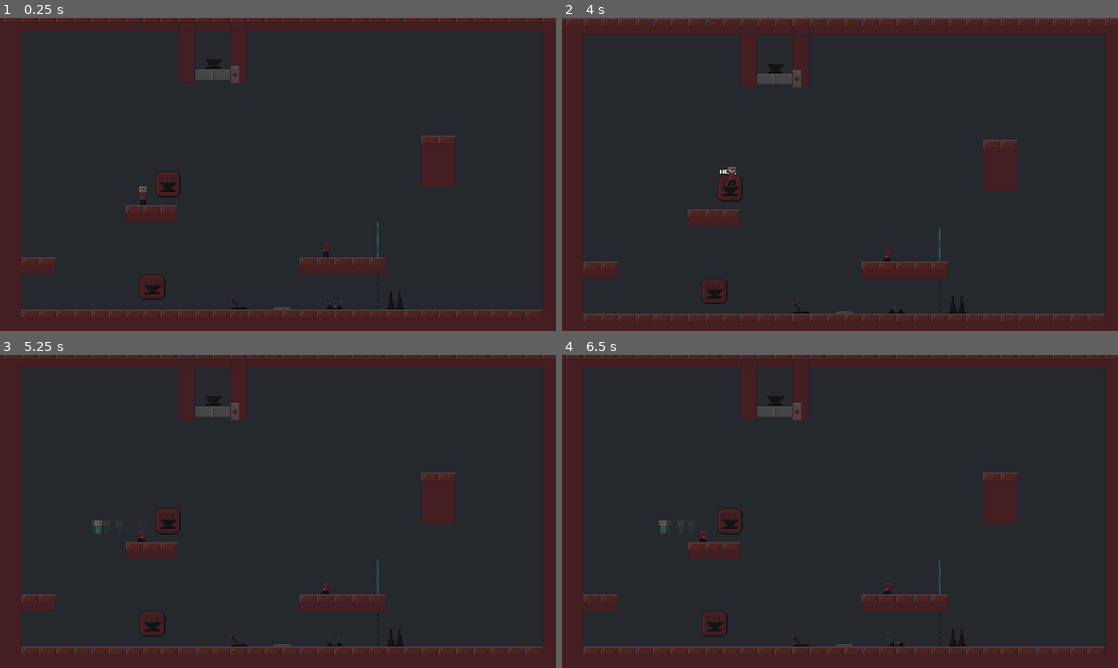
Above: before the commit, frames 1-4 (two rows, left to right).
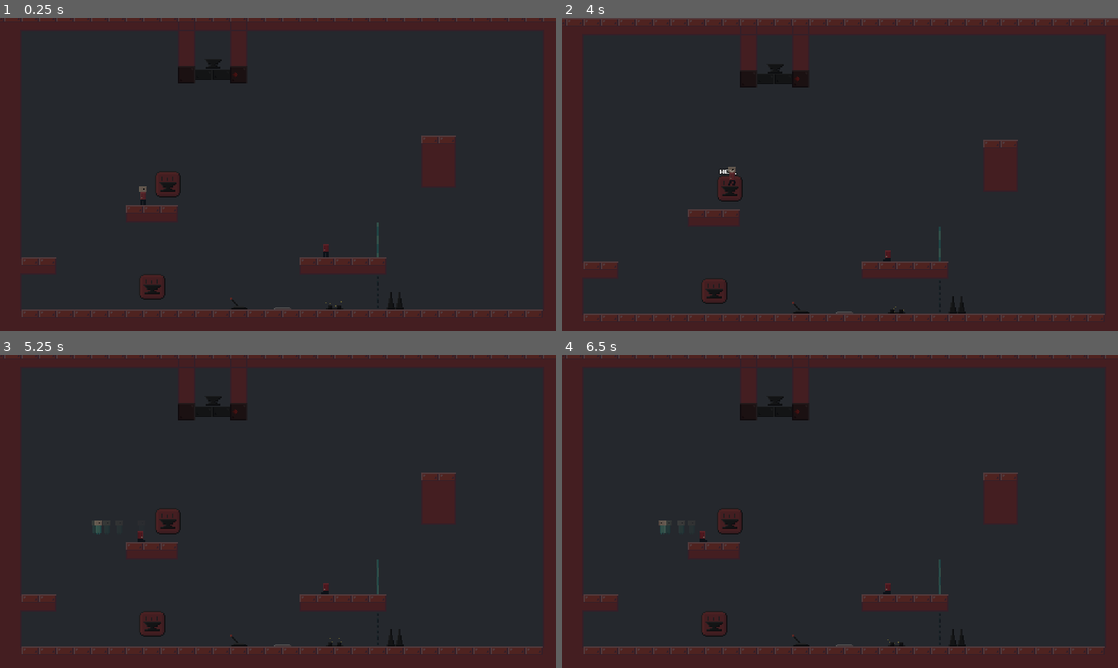
Above: after the commit, the same moments.

Repository: Lunatic-Games/kill-me-now
Game: Godot game, scene res://levels/level_test.tscn
The game is run twice, just before and just after one commit, with the same random seed, the same clock (stepped at 60 frames per second) and the same inputs.
Inputs (mouse positions are in pixels of both pictures, inside the frame that each line leads up to):
- Up to frame 1 (0.25 s): no input
- Up to frame 2 (4 s): tap Enter at 0.5 s; move the mouse to (962, 158) at 0.52 s; hold D (move_right) 0.53-2.03 s; tap E (interact) at 0.6, 2.1, 3.6 s; click (962, 158) at 0.67 s; tap Space (jump) at 0.77, 1.52, 3.02, 3.77 s; tap R (restart) at 1.25, 3.5 s; move the mouse to (728, 190) at 1.27 s; tap Q (leave_body) at 1.35, 2.85 s; move the mouse to (895, 105) at 2.02 s; hold A (move_left) 2.03-2.78 s; move the mouse to (812, 237) at 2.77 s; hold D (move_right) from 2.78 s (still down); click (812, 237) at 2.92 s; move the mouse to (1006, 221) at 3.52 s
- Up to frame 3 (5.25 s): tap R (restart) at 4.25 s; move the mouse to (111, 464) at 4.27 s; release D (move_right) at 4.28 s; hold A (move_left) 4.28-5.03 s; tap Q (leave_body) at 4.35 s; tap Space (jump) at 4.52 s; move the mouse to (305, 511) at 5.02 s; hold D (move_right) from 5.03 s (still down); tap E (interact) at 5.1 s; click (305, 511) at 5.17 s
- Up to frame 4 (6.5 s): move the mouse to (756, 433) at 5.77 s; release D (move_right) at 5.78 s; hold A (move_left) from 5.78 s (still down); tap Q (leave_body) at 5.85 s; tap Space (jump) at 6.02 s

The runs differ from the first frame. In frame 1, 0.5% of the frame differs, in the area x 32-45%, y 15-21%; in frame 2, 0.5%; in frame 3, 0.5%; in frame 4, 0.5%.

Commit message:
Fix gate bug

Diff:
--- a/contraptions/gate/gate.tscn
+++ b/contraptions/gate/gate.tscn
@@ -4,14 +4,13 @@
 [ext_resource path="res://contraptions/gem/gem.png" type="Texture" id=2]
 [ext_resource path="res://contraptions/gate/gate.png" type="Texture" id=3]
 
-[sub_resource type="RectangleShape2D" id=1]
-extents = Vector2( 10, 16 )
-
 [sub_resource type="RectangleShape2D" id=2]
 extents = Vector2( 10, 16 )
 
-[sub_resource type="Animation" id=3]
-resource_name = "open"
+[sub_resource type="RectangleShape2D" id=3]
+extents = Vector2( 10, 16 )
+
+[sub_resource type="Animation" id=4]
 tracks/0/type = "value"
 tracks/0/path = NodePath("Upper:position")
 tracks/0/interp = 1
@@ -70,10 +69,16 @@
 
 [node name="CollisionShape2D" type="CollisionShape2D" parent="Lower"]
 visible = false
-shape = SubResource( 2 )
+shape = SubResource( 3 )
 
 [node name="Top" type="Sprite" parent="."]
-position = Vector2( 0, -32 )
+position = Vector2( 0, -48 )
+texture = ExtResource( 3 )
+region_enabled = true
+region_rect = Rect2( 64, 0, 32, 32 )
+
+[node name="Bot" type="Sprite" parent="."]
+position = Vector2( 0, 48 )
 texture = ExtResource( 3 )
 region_enabled = true
 region_rect = Rect2( 64, 0, 32, 32 )
@@ -84,4 +89,4 @@
 texture = ExtResource( 2 )
 
 [node name="AnimationPlayer" type="AnimationPlayer" parent="."]
-anims/open = SubResource( 3 )
+anims/open = SubResource( 4 )
--- a/levels/train_station_4.tscn
+++ b/levels/train_station_4.tscn
@@ -199,7 +199,7 @@
 
 [node name="VerticalCameraBoundry2" parent="CameraBoundaries" instance=ExtResource( 12 )]
 position = Vector2( -1461, 642 )
+[connection signal="pulled" from="Levers/Lever" to="ElectricRails/ElectricRail" method="_on_Lever_pulled"]
+[connection signal="pulled" from="Levers/Lever" to="ElectricRails/ElectricRail2" method="_on_Lever_pulled"]
+[connection signal="pulled" from="Levers/Lever" to="ElectricRails/ElectricRail3" method="_on_Lever_pulled"]
 [connection signal="pulled" from="Levers/Lever" to="ElectricRails/ElectricRail4" method="_on_Lever_pulled"]
-[connection signal="pulled" from="Levers/Lever" to="ElectricRails/ElectricRail3" method="_on_Lever_pulled"]
-[connection signal="pulled" from="Levers/Lever" to="ElectricRails/ElectricRail2" method="_on_Lever_pulled"]
-[connection signal="pulled" from="Levers/Lever" to="ElectricRails/ElectricRail" method="_on_Lever_pulled"]
Binary file changed: contraptions/gate/gate.png
Not shown: 1 places in contraptions/gate/gate.tscn that only renumber resources
Not shown, changed: contraptions/gate/gate.pyxel
